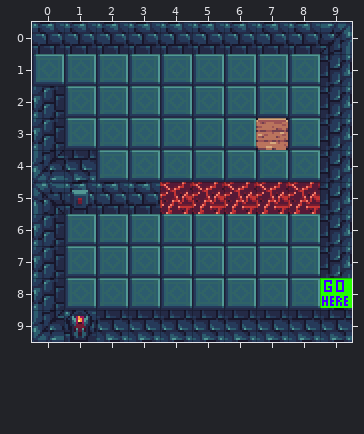
Tiled map, stored at Assets/Tilemaps/Level/Level_01.tmx. Above: the version before the commit.
Cells are 16x16 px. Shown: x 0..9, y 0..9.
Now the later version:
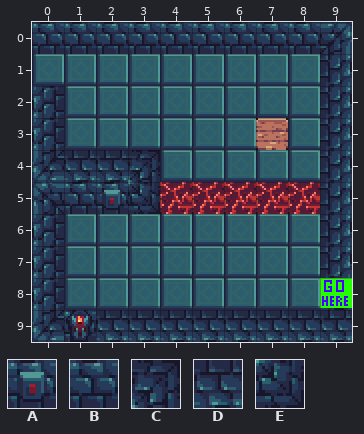
Key: from "tmp-tilemap": A 14, B 29, C 35, D 37, E 39.
_ is an empty cell, . an unchanged one.
Author's note on the commit: move level 1 button
The exact change:
--- layer "wall"
@@ x 1..3 @@
- 4 .__
- 5 A.B
+ 4 .DC
+ 5 B.E
--- layer "interactable"
@@ x 2..2 @@
- 5 _
+ 5 A
Where, in picture pixels (left, top, right, bottom), the same in both pictures:
changed: (70, 150, 160, 214)
